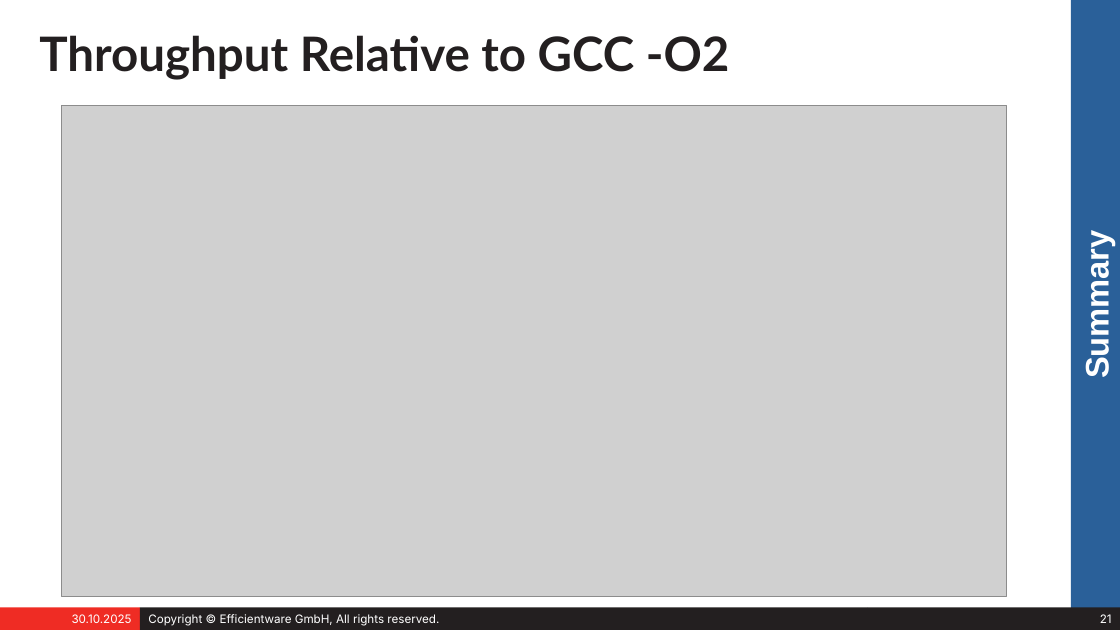
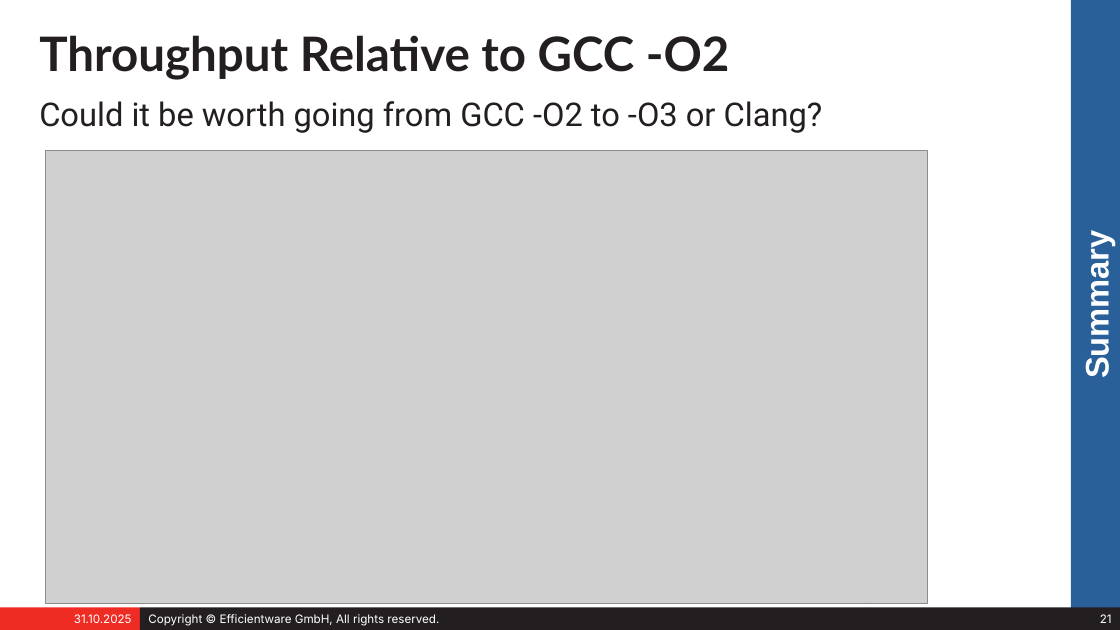
Before and after one commit to stefeff/auto-vectorization, a slide deck: slide 21 of presentation/speed_for_free.odp. Drawn at 1120x630 pixels with LibreOffice and Linux fonts; fonts in the diff are those of the drawing; grey boxes stand for pictures. Boxes give left, top, right and bottom in pixels: in the first picture for what was removed or moved away, otherwise in the second. Text is boxed around its words. In the diff, an @@ line names an element or a change of style, - is before the commit and + after.

```diff
--- a/presentation/speed_for_free.odp
+++ b/presentation/speed_for_free.odp
@@ text added at [39, 101, 823, 133], 28 pt, text #231F20 @@
+Could it be worth going from GCC -O2 to -O3 or Clang?
@@ picture: place and size @@
-picture at [62, 105, 1007, 597]
+picture at [45, 150, 928, 604]
@@ text in rectangle at [74, 614, 132, 623]: text changed @@
-30.10.2025
+31.10.2025
```
Also in this commit, not shown: 21 other slides changed, 1 other file.
